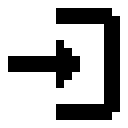
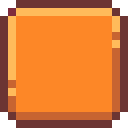
Revision of a layered (128, 128) image; what changed, layer by layer:
hid "Layer 14" over (8, 8, 120, 120)
showed group "Group 1" (11 layers) over (0, 0, 128, 128)
added layer "Layer 27" in group "Group 1" over (0, 0, 128, 128)
added layer "Layer 23 copy 2" in group "Group 1" over (0, 0, 128, 128)
added layer "Layer 23" in group "Group 1" over (0, 0, 128, 128)
